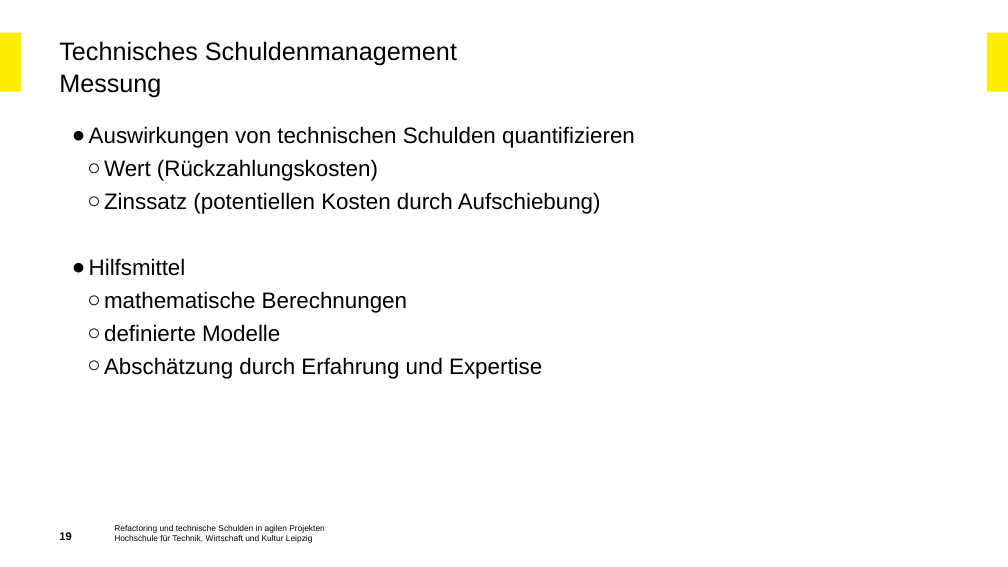
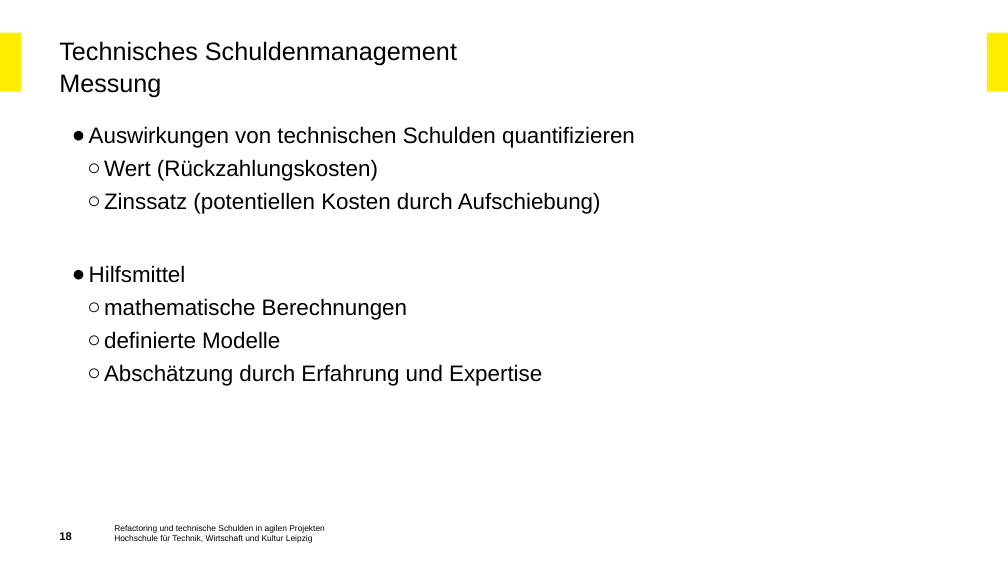
Before and after one commit to Beleg-03-Technische-Schulden/Abgabe, a slide deck: slide 18 of Beleg-03_Präsentation.pptx (slide 19 before the commit). Drawn at 1008x567 pixels with LibreOffice and Linux fonts; fonts in the diff are those of the drawing; background and template pictures are left out. Boxes give left, top, right and bottom in pixels: in the first picture for what was removed or moved away, otherwise in the second. Text is boxed around its words. In the diff, an @@ line names an element or a change of style, - is before the commit and + after.

```diff
--- a/Beleg-03_Präsentation.pptx
+++ b/Beleg-03_Präsentation.pptx
@@ text "Hilfsmittel" moved from (x1=89, y1=126, x2=635, y2=379) to (x1=89, y1=265, x2=542, y2=386) @@
@@ page number at (x1=59, y1=532, x2=71, y2=540): text changed @@
-19
+18
```
Also in this commit, not shown: 13 other slides changed, 1 slide added, 2 slides removed.
